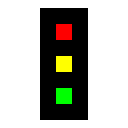
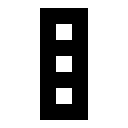
Two versions of the same layered image (128x128). Layer-by-layer changes:
painted on "Background" over [left=56, top=24, right=72, bottom=104]
